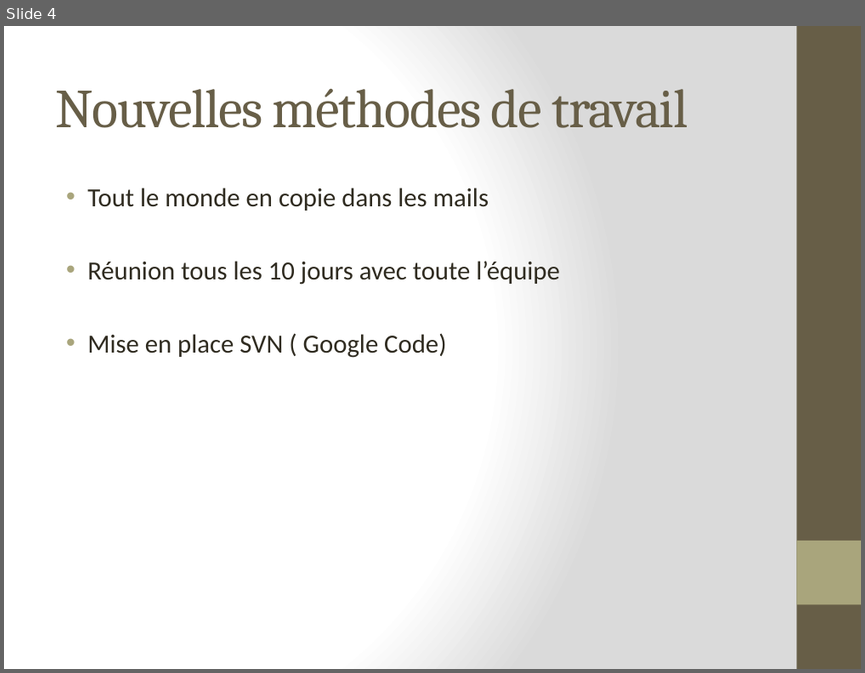
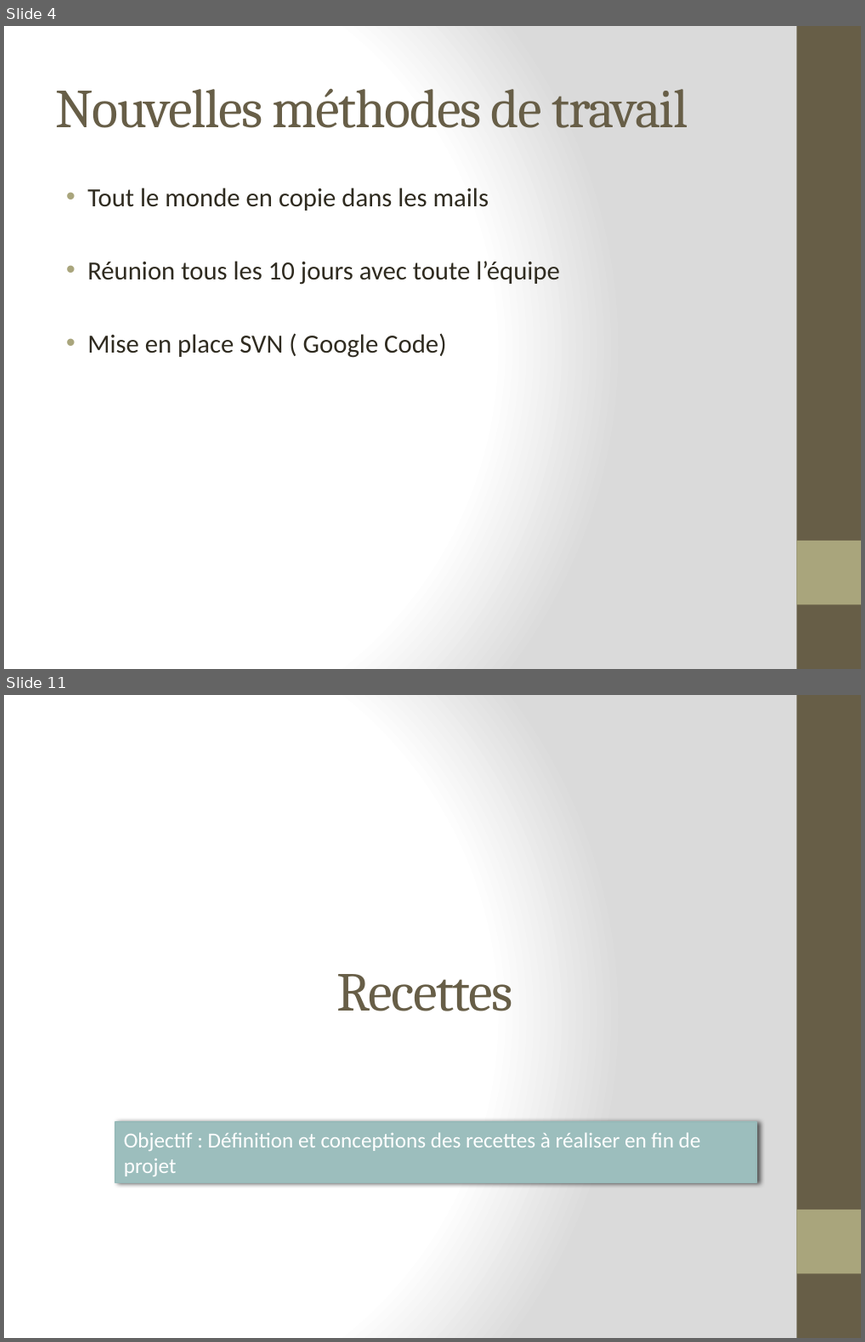
Before and after one commit to lobtec/dartiesgroupe2, a slide deck: PROJET/Presentation/PRE_15-12-10_V1.pptx. Shown one above the other, each under a label of ours: slide 4 before the commit, slides 4 and 11 after it; the slides between them are not shown. The pictures are 865x673 and 865x1342 pixels, drawn with LibreOffice and Linux fonts; fonts in the diff are those of the drawing. Boxes give left, top, right and bottom in pixels: in the first picture for what was removed or moved away, otherwise in the second. Text is boxed around its words. In the diff, an @@ line names an element or a change of style, - is before the commit and + after.

```diff
--- a/PROJET/Presentation/PRE_15-12-10_V1.pptx
+++ b/PROJET/Presentation/PRE_15-12-10_V1.pptx
@@ slide 11 added at bbox=[4, 695, 861, 1338], background gradient #FFFFFF to #DADADA; not listed: 2 template elements that a slide beside it also shows @@
@@ title added at bbox=[337, 974, 513, 1011], 46 pt, text #675E47 @@
+Recettes
@@ rectangle added at bbox=[115, 1122, 756, 1183], fill #9CBEBD, outline #98BBBA 1 pt, 18 pt, text #FFFFFF @@
+Objectif : Définition et conceptions des recettes à réaliser en fin de projet
```
Also in this commit, not shown: 1 slide changed, 6 other slides added, 4 slides removed, 1 other file.
